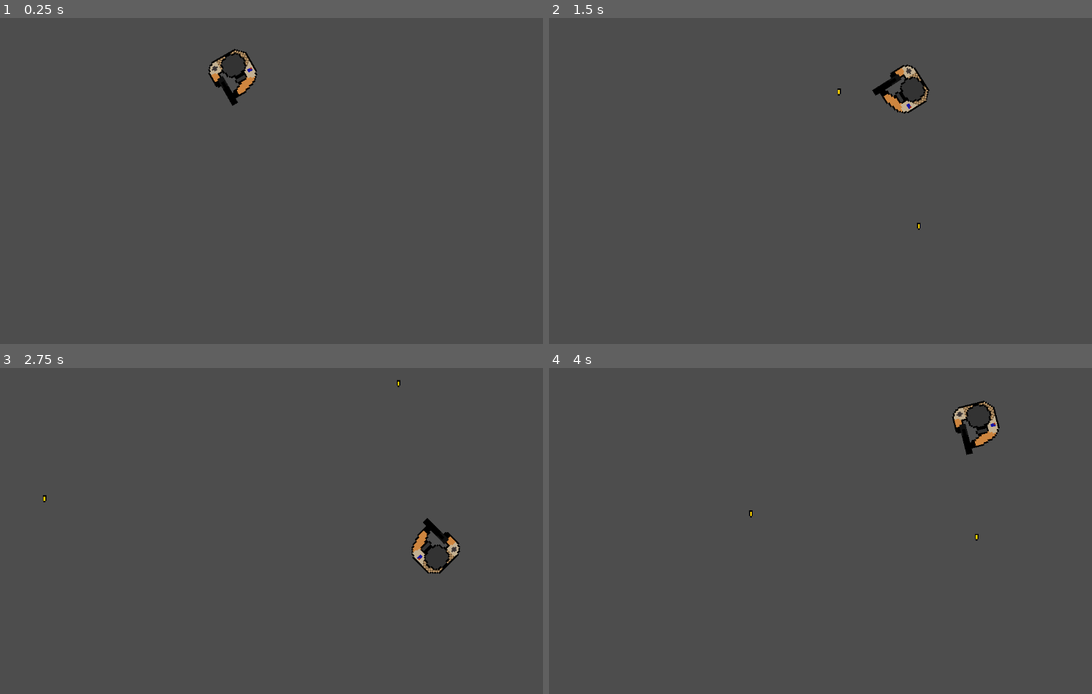
Above: before the commit, frames 1-4 (two rows, left to right).
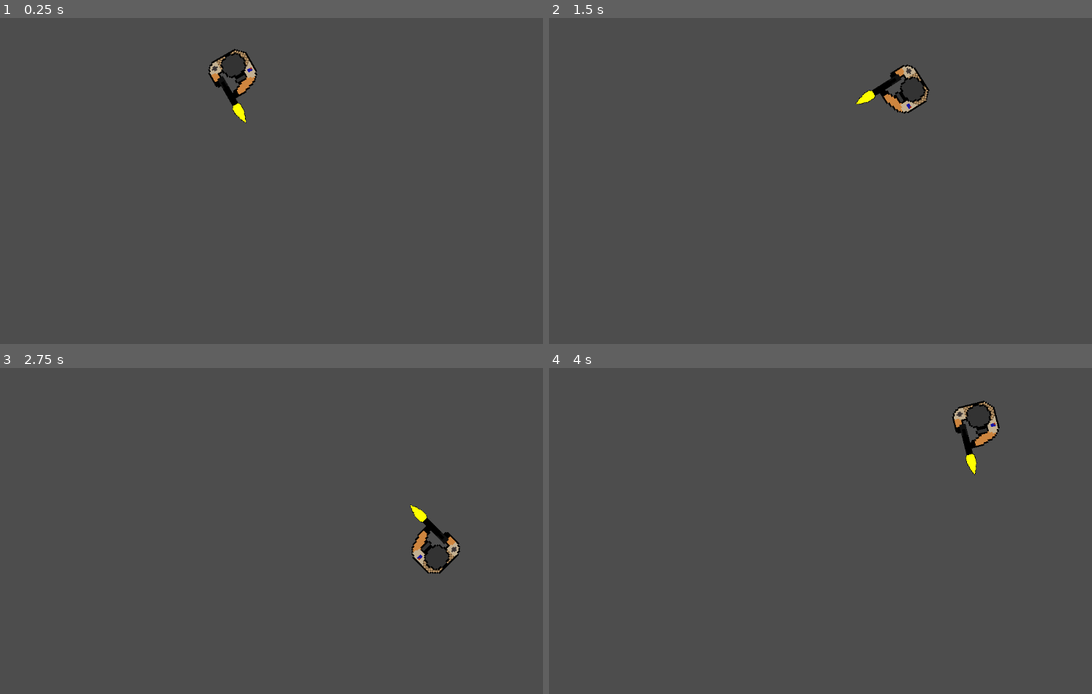
Above: after the commit, the same moments.

Repository: MagmaticPage255/Top-Down-Shooter
Game: Godot game, scene res://Scenes/world.tscn
The game is run twice, just before and just after one commit, with the same random seed, the same clock (stepped at 60 frames per second) and the same inputs. The project has no main scene, so this scene is started directly.
Inputs (mouse positions are in pixels of both pictures, inside the frame that each line leads up to):
- Up to frame 1 (0.25 s): no input
- Up to frame 2 (1.5 s): tap Enter at 0.5 s; move the mouse to (967, 164) at 0.52 s; hold D (right) 0.53-1.28 s; click (967, 164) at 0.6 s; move the mouse to (722, 197) at 1.27 s; hold S (down) from 1.28 s (still down); click (722, 197) at 1.35 s
- Up to frame 3 (2.75 s): move the mouse to (347, 459) at 2.02 s; release S (down) at 2.03 s; hold D (right) from 2.03 s (still down); click (347, 459) at 2.1 s
- Up to frame 4 (4 s): move the mouse to (809, 596) at 2.77 s; release D (right) at 2.78 s; hold W (up) 2.78-3.53 s; click (809, 596) at 2.85 s; move the mouse to (1015, 579) at 3.52 s; hold A (left) from 3.53 s (still down); click (1015, 579) at 3.6 s

The runs differ from the first frame. In frame 1, less than 0.1% of the frame differs, in the area x 42-46%, y 26-33%; in frame 2, 0.1%, in the area x 53-69%, y 21-66%; in frame 3, 0.1%; in frame 4, 0.1%.

Commit message:
gave up the visible bullet
I CANT
not skibidgty

Diff:
--- a/Scenes/bullet.gd
+++ /dev/null
@@ -1,10 +0,0 @@
-extends Area2D
-
-var direction = Vector2.RIGHT
-@export var speed = 400
-
-func _physics_process(delta):
-	translate(direction.normalized() * speed * delta)
-
-func _on_body_entered(body):
-	queue_free()
--- a/Scenes/bullet.tscn
+++ /dev/null
@@ -1,25 +0,0 @@
-[gd_scene load_steps=4 format=3 uid="uid://b8fr6la05cvs3"]
-
-[ext_resource type="Script" path="res://Scenes/bullet.gd" id="1_siwmu"]
-[ext_resource type="Texture2D" uid="uid://bkgiojs27b203" path="res://Other Assests/Bullet.png" id="2_jajnt"]
-
-[sub_resource type="RectangleShape2D" id="RectangleShape2D_endn4"]
-size = Vector2(7, 15)
-
-[node name="Bullet" type="Area2D"]
-script = ExtResource("1_siwmu")
-
-[node name="CollisionShape2D" type="CollisionShape2D" parent="."]
-position = Vector2(0.5, -0.5)
-shape = SubResource("RectangleShape2D_endn4")
-
-[node name="Sprite2D" type="Sprite2D" parent="."]
-rotation = 1.5708
-scale = Vector2(0.084961, 0.0556641)
-texture = ExtResource("2_jajnt")
-offset = Vector2(-150, 25)
-
-[node name="AnimationPlayer" type="AnimationPlayer" parent="."]
-
-[connection signal="area_entered" from="." to="." method="_on_area_entered"]
-[connection signal="body_entered" from="." to="." method="_on_body_entered"]
--- a/Scenes/player.gd
+++ b/Scenes/player.gd
@@ -1,11 +1,10 @@
 extends CharacterBody2D
 
 
+@onready var ray_cast_2d = $RayCast2D
 @export var SPEED = 300.0
 @export var ACCELERATION = 20.0
 @export var FRICTION = 10.0
-const bullet = preload("res://Scenes/bullet.tscn")
-@onready var world = get_node('/root/World')
 
 # Get the gravity from the project settings to be synced with RigidBody nodes.
 func _physics_process(delta):
@@ -18,11 +17,8 @@
 	else:
 		velocity = velocity.move_toward(Vector2.ZERO, FRICTION)
 
-func fire():
-	var bullet = bullet.instantiate()
-	bullet.direction = $Marker2D.global_position - global_position
-	bullet.global_position = $Marker2D.global_position
-	get_tree().get_root().add_child(bullet)
+
+
 
 
 
@@ -31,6 +27,13 @@
 	rotation_degrees += 90
 
 	if Input.is_action_just_pressed("shoot"):
-		fire()
+		shoot()
 
 	move_and_slide()
+
+
+func shoot():
+	$MuzzleFlash.show()
+	$MuzzleFlash/Timer.start()
+	if ray_cast_2d.is_colliding() and ray_cast_2d.get_collider().has_method("kill"):
+		ray_cast_2d.get_collider().kill()
--- a/Scenes/player.tscn
+++ b/Scenes/player.tscn
@@ -1,8 +1,9 @@
-[gd_scene load_steps=9 format=3 uid="uid://bblwvh85j4v0o"]
+[gd_scene load_steps=12 format=3 uid="uid://bblwvh85j4v0o"]
 
 [ext_resource type="Script" path="res://Scenes/player.gd" id="1_falvs"]
 [ext_resource type="Texture2D" uid="uid://1qfl0xnnciia" path="res://Player/RRT Guy.png" id="2_82pix"]
 [ext_resource type="Texture2D" uid="uid://dinr3towqc8f" path="res://Player/RRT Guy Walk.png" id="3_uvceb"]
+[ext_resource type="Texture2D" uid="uid://re61426di5ik" path="res://Other Assests/MUZZLE FLASH.png" id="4_7jv1c"]
 
 [sub_resource type="AtlasTexture" id="AtlasTexture_ceb0m"]
 atlas = ExtResource("2_82pix")
@@ -41,6 +42,12 @@
 [sub_resource type="CircleShape2D" id="CircleShape2D_n2heo"]
 radius = 44.0
 
+[sub_resource type="RectangleShape2D" id="RectangleShape2D_plfsa"]
+size = Vector2(2, 178)
+
+[sub_resource type="RectangleShape2D" id="RectangleShape2D_wsc5x"]
+size = Vector2(13, 29)
+
 [node name="Player" type="CharacterBody2D"]
 script = ExtResource("1_falvs")
 
@@ -49,9 +56,23 @@
 sprite_frames = SubResource("SpriteFrames_xj7d1")
 animation = &"Idle"
 
+[node name="RayCast2D" type="RayCast2D" parent="."]
+
 [node name="CollisionShape2D" type="CollisionShape2D" parent="."]
 position = Vector2(-8, 9)
 shape = SubResource("CircleShape2D_n2heo")
 
-[node name="Marker2D" type="Marker2D" parent="."]
-position = Vector2(19, -46)
+[node name="CollisionShape2D-BULLET" type="CollisionShape2D" parent="."]
+position = Vector2(19, -133)
+shape = SubResource("RectangleShape2D_plfsa")
+
+[node name="CollisionShape2D-GUN" type="CollisionShape2D" parent="."]
+position = Vector2(19, -30)
+shape = SubResource("RectangleShape2D_wsc5x")
+
+[node name="MuzzleFlash" type="Sprite2D" parent="."]
+position = Vector2(20, -66)
+scale = Vector2(0.0322266, 0.0419922)
+texture = ExtResource("4_7jv1c")
+
+[node name="Timer" type="Timer" parent="MuzzleFlash"]
--- a/Scenes/world.tscn
+++ b/Scenes/world.tscn
@@ -1,12 +1,8 @@
-[gd_scene load_steps=3 format=3 uid="uid://cvt0rd2n1j23y"]
+[gd_scene load_steps=2 format=3 uid="uid://cvt0rd2n1j23y"]
 
 [ext_resource type="PackedScene" uid="uid://bblwvh85j4v0o" path="res://Scenes/player.tscn" id="1_j1deh"]
-[ext_resource type="PackedScene" uid="uid://b8fr6la05cvs3" path="res://Scenes/bullet.tscn" id="2_vut2y"]
 
 [node name="World" type="Node2D"]
 
 [node name="Player" parent="." instance=ExtResource("1_j1deh")]
 position = Vector2(461, 123)
-
-[node name="Bullet" parent="." instance=ExtResource("2_vut2y")]
-position = Vector2(-489, -249)
Binary file removed: Other Assests/Bullet.png
Binary file added: Other Assests/MUZZLE FLASH.png
Not shown, changed: Other Assests/MUZZLE FLASH.png.import
